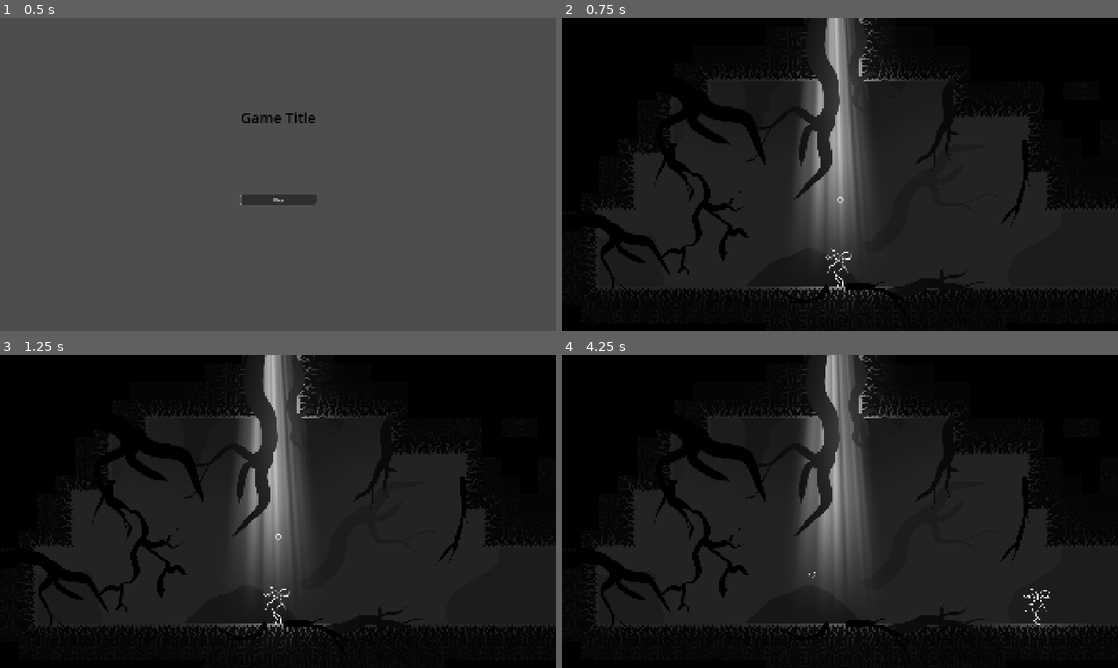
Above: before the commit, frames 1-4 (two rows, left to right).
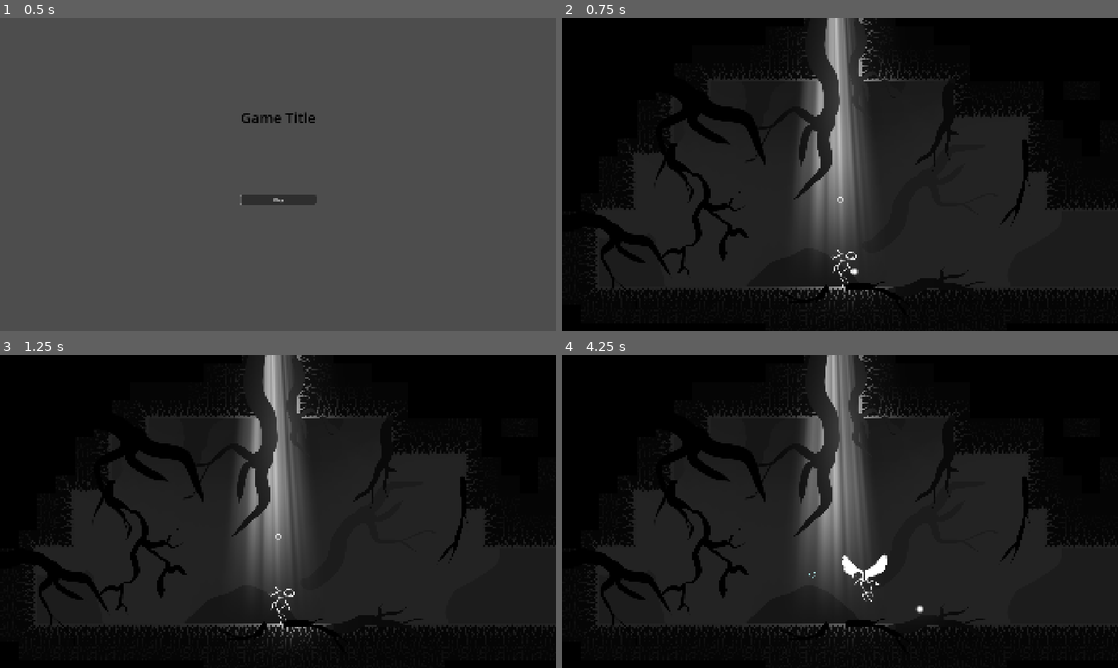
Above: after the commit, the same moments.

Repository: arceryz/LD57
Game: Godot game, scene res://scenes/main_menu/main_menu.tscn
Same seed, same stepped clock (60 frames per second), same inputs: the game is played once before the commit and once after it.
Inputs (mouse positions are in pixels of both pictures, inside the frame that each line leads up to):
- Up to frame 1 (0.5 s): no input
- Up to frame 2 (0.75 s): click "Play" at 0.5 s
- Up to frame 3 (1.25 s): no input
- Up to frame 4 (4.25 s): tap Enter (ui_accept) at 1.25 s; move the mouse to (962, 495) at 1.27 s; hold D (move_right) 1.28-2.78 s; right-click (962, 495) at 1.35 s; click (962, 495) at 1.52 s; click (962, 495) at 1.82 s; move the mouse to (728, 527) at 2.02 s; right-click (728, 527) at 2.1 s; click (728, 527) at 2.27 s; click (728, 527) at 2.57 s; move the mouse to (895, 442) at 2.77 s; hold A (move_left) 2.78-3.53 s; right-click (895, 442) at 2.85 s; move the mouse to (812, 574) at 3.52 s; hold D (move_right) from 3.53 s (still down); right-click (812, 574) at 3.6 s; click (812, 574) at 3.77 s; click (812, 574) at 4.07 s

Frame 1 is identical in both runs. In frame 2, 0.2% of the frame differs, in the area x 47-54%, y 73-87%; in frame 3, 0.2%; in frame 4, 0.6%, in the area x 50-91%, y 63-89%.

Commit message:
Add boss fight needles (no boss death)

Diff:
--- a/prefabs/anxiety_boss/anxiety_boss.gd
+++ b/prefabs/anxiety_boss/anxiety_boss.gd
@@ -2,27 +2,42 @@
 
 @export var comfort_distance: float = 300.0
 @export var move_speed: float = 1000.0
+@export var needle_spawn_range: float = 100.0
+@export var attack_interval: float = 1.0
+@export var attack_interval_variation: float = 1.0
+@export var attack_count_variation: int = 1
 
 @export var StartArea: Area2D
 @onready var Sprite: AnimatedSprite2D = $Sprite
 @onready var Anim: AnimationPlayer = $Anim
 @onready var Music: AudioStreamPlayer = $BossMusic
+@onready var NeedleProjectileP: PackedScene = preload("uid://butpnmv72t18n")
 
 enum State {
 	WAITING,
+	WAKING_UP,
 	ACTIVE,
 	DEATH
 }
 
 var state := State.WAITING
+var attack_timer: Timer
 
 func _ready() -> void:
+	attack_timer = Timer.new()
+	set_attack_interval()
+	attack_timer.one_shot = false
+	attack_timer.timeout.connect(_on_attack_timer_timeout)
+	add_child(attack_timer)
+
 	StartArea.body_entered.connect(_on_area_body_entered)
 	pass
 
 func _process(_delta: float) -> void:
 	match state:
 		State.WAITING:
+			pass
+		State.WAKING_UP:
 			pass
 		State.ACTIVE:
 			var player: Node2D = get_tree().get_first_node_in_group("player")
@@ -36,11 +51,33 @@
 			pass
 	pass
 
+func _on_attack_timer_timeout():
+	for i in range(randi_range(1, 1+attack_count_variation)):
+		spawn_needle()
+	set_attack_interval()
+
+func set_attack_interval():
+	attack_timer.wait_time = attack_interval + randf() * attack_interval_variation
+	pass
+
+func spawn_needle():
+	var needle: NeedleAttackC = NeedleProjectileP.instantiate()
+	add_child(needle)
+	needle.top_level = true
+
+	var player: Node2D = get_tree().get_first_node_in_group("player")
+	var spawn_pos := global_position + Vector2(randf_range(0.0, needle_spawn_range), 0).rotated(randf_range(0, TAU))
+	var attack_pos := player.global_position
+	needle.attack(spawn_pos, attack_pos)
+	pass
+
 func _on_area_body_entered(body: Node2D):
 	if body is PlayerC and state == State.WAITING:
+		state = State.WAKING_UP
 		$BossMusic.play()
 		Anim.play("wakeup")
 		await Anim.animation_finished
 		state = State.ACTIVE
+		attack_timer.start()
 		pass
 	pass
--- a/prefabs/anxiety_boss/anxiety_boss.tscn
+++ b/prefabs/anxiety_boss/anxiety_boss.tscn
@@ -213,6 +213,8 @@
 
 [node name="AnxietyBoss" type="PathFollow2D"]
 script = ExtResource("1_kau3k")
+needle_spawn_range = 500.0
+attack_interval_variation = 2.0
 
 [node name="Sprite" type="AnimatedSprite2D" parent="."]
 z_index = 5
--- /dev/null
+++ b/prefabs/anxiety_boss/needle_attack.gd
@@ -0,0 +1,45 @@
+class_name NeedleAttackC extends Area2D
+
+@export var lifetime: float = 4.0
+@export var fly_speed: float = 100.0
+@export var accel: float = 10.0
+@onready var Anim: AnimationPlayer = $Anim
+@onready var Sprite: AnimatedSprite2D = %Sprite
+
+enum State {
+	WIND_UP,
+	FLYING
+}
+
+var speed: float = 0.0
+var speed_target: float = 0.0
+var state := State.WIND_UP
+var direction := Vector2.ZERO
+
+func _ready() -> void:
+	monitorable = false
+
+func _process(_delta: float) -> void:
+	match state:
+		State.FLYING:
+			speed = lerp(speed, speed_target, _delta * accel)
+			global_position += direction * _delta * speed
+	pass
+
+func attack(from: Vector2, attack_target: Vector2):
+	global_position = from
+	look_at(attack_target)
+	direction = (attack_target - from).normalized()
+
+	Anim.play("spawn")
+	await Anim.animation_finished
+	state = State.FLYING
+	monitorable = true
+	speed_target = fly_speed
+	Sprite.play("flying")
+
+	await get_tree().create_timer(lifetime).timeout
+
+	var tw := create_tween()
+	tw.tween_property(self, "modulate:a", 0.0, 0.2)
+	tw.tween_callback(queue_free)
--- /dev/null
+++ b/prefabs/anxiety_boss/needle_attack.tscn
@@ -0,0 +1,150 @@
+[gd_scene load_steps=21 format=3 uid="uid://butpnmv72t18n"]
+
+[ext_resource type="Script" uid="uid://dra5sa6pxga8s" path="res://prefabs/anxiety_boss/needle_attack.gd" id="1_4gj2q"]
+[ext_resource type="Texture2D" uid="uid://8rtp0nq33kr8" path="res://assets/art/needleattack/frame1.png" id="2_iuu3p"]
+[ext_resource type="Texture2D" uid="uid://dtek6bpwgkeam" path="res://assets/art/needleattack/frame0.png" id="2_ui4yw"]
+[ext_resource type="Texture2D" uid="uid://bpw4pfu00a2hv" path="res://assets/art/needleattack/frame2.png" id="3_ui4yw"]
+[ext_resource type="Texture2D" uid="uid://44biqabeajnf" path="res://assets/art/needleattack/frame3.png" id="4_6j6lp"]
+[ext_resource type="Texture2D" uid="uid://bhokk8maj4jaw" path="res://assets/art/needleattack/frame4.png" id="5_xjpy1"]
+[ext_resource type="Texture2D" uid="uid://c2wqf3lev7xtj" path="res://assets/art/needleattack/frame5.png" id="6_gyesm"]
+[ext_resource type="Texture2D" uid="uid://bvwhgnu83x6ni" path="res://assets/art/needleattack/frame6.png" id="7_esnly"]
+[ext_resource type="Texture2D" uid="uid://djejfnlx05pem" path="res://assets/art/needleattack/frame7.png" id="8_6lmxc"]
+[ext_resource type="Texture2D" uid="uid://1y8xwuvnf6oy" path="res://assets/art/needleattack/frame8.png" id="9_4m62v"]
+[ext_resource type="Texture2D" uid="uid://c6kqh4eo416i7" path="res://assets/art/needleattack/frame9.png" id="10_8w4do"]
+[ext_resource type="Texture2D" uid="uid://bwc37dyer7dnm" path="res://assets/art/needleattack/frame10.png" id="11_7fxet"]
+
+[sub_resource type="RectangleShape2D" id="RectangleShape2D_4gj2q"]
+size = Vector2(106, 8)
+
+[sub_resource type="Animation" id="Animation_6j6lp"]
+length = 0.001
+tracks/0/type = "bezier"
+tracks/0/imported = false
+tracks/0/enabled = true
+tracks/0/path = NodePath("SpriteRoot:rotation")
+tracks/0/interp = 1
+tracks/0/loop_wrap = true
+tracks/0/keys = {
+"handle_modes": PackedInt32Array(0),
+"points": PackedFloat32Array(0, -0.25, 0, 0.25, 0),
+"times": PackedFloat32Array(0)
+}
+
+[sub_resource type="Animation" id="Animation_ui4yw"]
+resource_name = "spawn"
+length = 1.5
+tracks/0/type = "bezier"
+tracks/0/imported = false
+tracks/0/enabled = true
+tracks/0/path = NodePath("SpriteRoot:rotation")
+tracks/0/interp = 1
+tracks/0/loop_wrap = true
+tracks/0/keys = {
+"handle_modes": PackedInt32Array(0, 0),
+"points": PackedFloat32Array(0, -0.25, 0, 0.25, 0, 12.566, -1, 0, 0.25, 0),
+"times": PackedFloat32Array(0, 1.25)
+}
+
+[sub_resource type="AnimationLibrary" id="AnimationLibrary_xjpy1"]
+_data = {
+&"RESET": SubResource("Animation_6j6lp"),
+&"spawn": SubResource("Animation_ui4yw")
+}
+
+[sub_resource type="SpriteFrames" id="SpriteFrames_4gj2q"]
+animations = [{
+"frames": [{
+"duration": 1.0,
+"texture": ExtResource("2_ui4yw")
+}],
+"loop": true,
+"name": &"default",
+"speed": 5.0
+}, {
+"frames": [{
+"duration": 1.0,
+"texture": ExtResource("2_iuu3p")
+}, {
+"duration": 1.0,
+"texture": ExtResource("3_ui4yw")
+}, {
+"duration": 1.0,
+"texture": ExtResource("4_6j6lp")
+}, {
+"duration": 1.0,
+"texture": ExtResource("5_xjpy1")
+}, {
+"duration": 1.0,
+"texture": ExtResource("6_gyesm")
+}, {
+"duration": 1.0,
+"texture": ExtResource("7_esnly")
+}, {
+"duration": 1.0,
+"texture": ExtResource("8_6lmxc")
+}, {
+"duration": 1.0,
+"texture": ExtResource("9_4m62v")
+}, {
+"duration": 1.0,
+"texture": ExtResource("10_8w4do")
+}, {
+"duration": 1.0,
+"texture": ExtResource("11_7fxet")
+}],
+"loop": true,
+"name": &"flying",
+"speed": 5.0
+}]
+
+[sub_resource type="Gradient" id="Gradient_ui4yw"]
+colors = PackedColorArray(1, 1, 1, 1, 1, 1, 1, 0)
+
+[sub_resource type="GradientTexture2D" id="GradientTexture2D_6j6lp"]
+gradient = SubResource("Gradient_ui4yw")
+width = 32
+height = 32
+fill = 1
+fill_from = Vector2(0.487179, 0.504274)
+fill_to = Vector2(0.517094, 0.666667)
+
+[sub_resource type="Gradient" id="Gradient_6j6lp"]
+offsets = PackedFloat32Array(0.625, 1)
+colors = PackedColorArray(2, 2, 2, 1, 1, 1, 1, 0)
+
+[node name="NeedleAttack" type="Area2D"]
+collision_layer = 2
+collision_mask = 0
+monitorable = false
+script = ExtResource("1_4gj2q")
+fly_speed = 1000.0
+
+[node name="CollisionShape2D" type="CollisionShape2D" parent="."]
+position = Vector2(2, 0)
+shape = SubResource("RectangleShape2D_4gj2q")
+
+[node name="Anim" type="AnimationPlayer" parent="."]
+libraries = {
+&"": SubResource("AnimationLibrary_xjpy1")
+}
+
+[node name="SpriteRoot" type="Node2D" parent="."]
+z_index = 6
+
+[node name="Sprite" type="AnimatedSprite2D" parent="SpriteRoot"]
+unique_name_in_owner = true
+position = Vector2(-66, 0)
+rotation = -1.5708
+sprite_frames = SubResource("SpriteFrames_4gj2q")
+autoplay = "default"
+speed_scale = 2.0
+
+[node name="CPUParticles2D" type="CPUParticles2D" parent="SpriteRoot"]
+z_index = -1
+texture = SubResource("GradientTexture2D_6j6lp")
+lifetime = 0.5
+emission_shape = 3
+emission_rect_extents = Vector2(50, 5)
+gravity = Vector2(0, 100)
+scale_amount_min = 0.5
+color_ramp = SubResource("Gradient_6j6lp")
--- a/prefabs/player/player.gd
+++ b/prefabs/player/player.gd
@@ -36,6 +36,7 @@
 func _ready() -> void:
 	Input.mouse_mode = Input.MOUSE_MODE_HIDDEN
 	HitArea.body_entered.connect(_on_hit_body_entered)
+	HitArea.area_entered.connect(_on_hit_body_entered)
 	for i in range(start_orbs):
 		OrbHolder.generate_orb.call_deferred()
 
--- a/scenes/levels/level_1.tscn
+++ b/scenes/levels/level_1.tscn
@@ -238,7 +238,7 @@
 [node name="Boss" type="Area2D" parent="Rooms"]
 script = ExtResource("4_x42e6")
 force_screen_height = true
-camera_offset = Vector2(300, 0)
+camera_offset = Vector2(700, 0)
 metadata/_edit_lock_ = true
 
 [node name="CollisionShape2D" type="CollisionShape2D" parent="Rooms/Boss"]
@@ -1158,9 +1158,10 @@
 [node name="Entities" type="Node" parent="."]
 
 [node name="Player" parent="Entities" instance=ExtResource("2_6iamk")]
-position = Vector2(-1931, 829)
+position = Vector2(-1915, 840)
 flap_winddown = 0.4
 flap_duration = 0.0
+start_orbs = 1
 
 [node name="BossStartArea" type="Area2D" parent="Entities"]
 position = Vector2(-2624, -3456)
@@ -1179,7 +1180,7 @@
 position = Vector2(-1536, -3584)
 rotates = false
 loop = false
-comfort_distance = 700.0
+comfort_distance = 1100.0
 move_speed = 600.0
 StartArea = NodePath("../../BossStartArea")
 metadata/_edit_lock_ = true
@@ -1205,6 +1206,14 @@
 position = Vector2(75, -211.5)
 shape = SubResource("RectangleShape2D_wtwp4")
 metadata/_edit_lock_ = true
+
+[node name="BossEntrance" type="Area2D" parent="Checkpoints"]
+position = Vector2(-2580, -3292)
+script = ExtResource("9_dga24")
+
+[node name="CollisionShape2D" type="CollisionShape2D" parent="Checkpoints/BossEntrance"]
+position = Vector2(75, -211.5)
+shape = SubResource("RectangleShape2D_wtwp4")
 
 [node name="PreBoss2" type="Area2D" parent="Checkpoints"]
 position = Vector2(816, -3445)
Binary file added: assets/art/needleattack/frame0.png
Not shown, added: assets/art/needleattack/frame0.png.import
Binary file added: assets/art/needleattack/frame1.png
Not shown, added: assets/art/needleattack/frame1.png.import
Binary file added: assets/art/needleattack/frame10.png
Not shown, added: assets/art/needleattack/frame10.png.import
Binary file added: assets/art/needleattack/frame2.png
Not shown, added: assets/art/needleattack/frame2.png.import
Binary file added: assets/art/needleattack/frame3.png
Not shown, added: assets/art/needleattack/frame3.png.import
Binary file added: assets/art/needleattack/frame4.png
Not shown, added: assets/art/needleattack/frame4.png.import
(and 12 more such lines)
